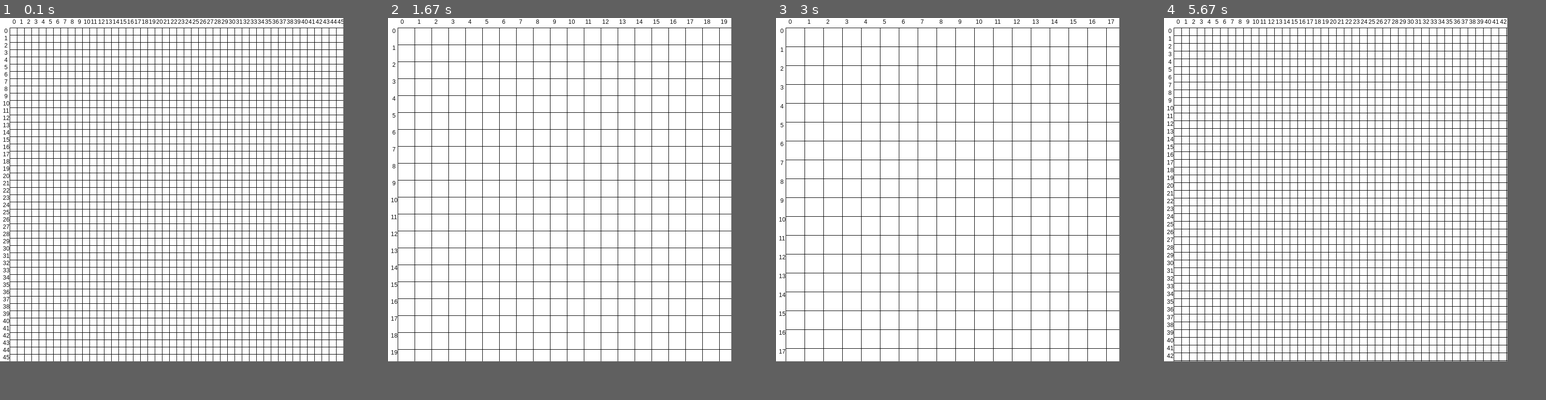
Above: before the commit, frames 1-4 (left to right).
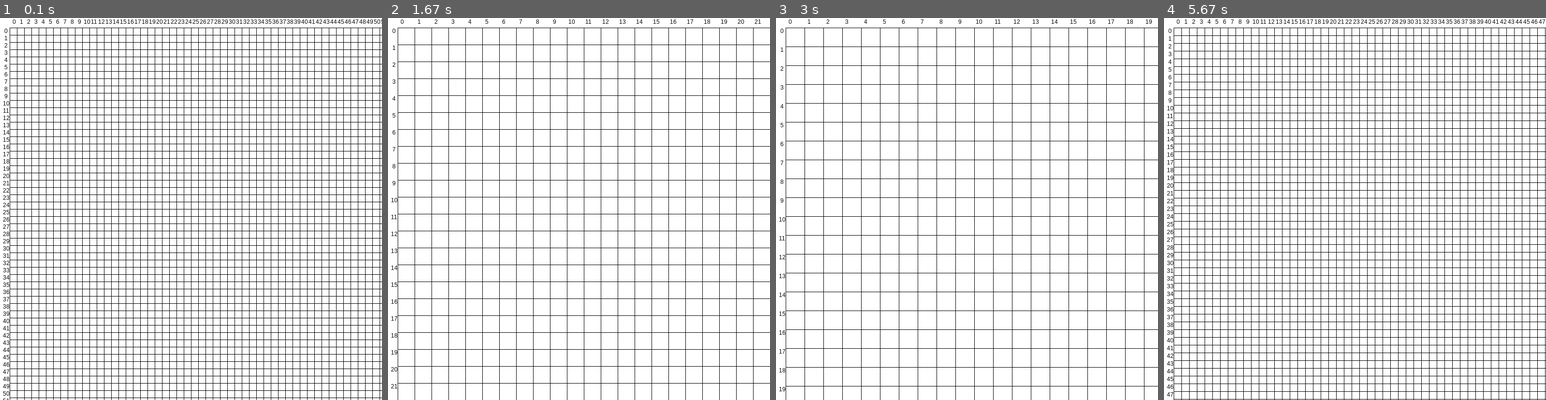
Above: after the commit, the same moments.

Repository: Archanciel/Learning_Pygame
Game: pygame game, started from draw_grid/main.py
Two runs of this game, one before a commit and one after it. Both use one fixed random seed, a clock stepped at 60 frames per second and the inputs below.
Inputs:
- Up to frame 1 (0.1 s): no input
- Up to frame 2 (1.67 s): hold Up 0.33-0.8 s; hold Down 0.83-1.13 s; hold Up 1.17-1.53 s; hold Down from 1.57 s (still down)
- Up to frame 3 (3 s): release Down at 1.93 s; hold Up 1.97-2.27 s; hold Down 2.3-2.6 s; hold Up from 2.63 s (still down)
- Up to frame 4 (5.67 s): release Up at 3 s; hold Down 3.03-3.4 s; hold Up 3.43-3.73 s; hold Down 3.77-4.07 s; hold Up 4.1-4.47 s; hold Down 4.5-4.87 s; hold Up 4.9-5.2 s; hold Down 5.23-5.53 s; hold Up from 5.57 s (still down)
In our replay, the window is 710x710 before the commit and 790x790 after it. These sizes can differ from the game's own. Grey fills any space a smaller window leaves; there, only what the larger window draws over its background counts as a difference.

The runs differ from the first frame. In frame 1, 2.7% of the frame differs, in the area x 0-100%, y 0-100%; in frame 2, 1.0%; in frame 3, 1.0%; in frame 4, 2.4%.

Commit message:
modif dimension

Diff:
--- a/draw_grid/settings.py
+++ b/draw_grid/settings.py
@@ -1,7 +1,7 @@
 # game options/settings
 TITLE = "Draw grid"
-WINDOWS_LOCATION = '100,100'
-GRID_SIZE = 710 # grid is always a square !
+WINDOWS_LOCATION = '100,20'
+GRID_SIZE = 790 # grid is always a square !
 FPS = 30
 
 # define colors
